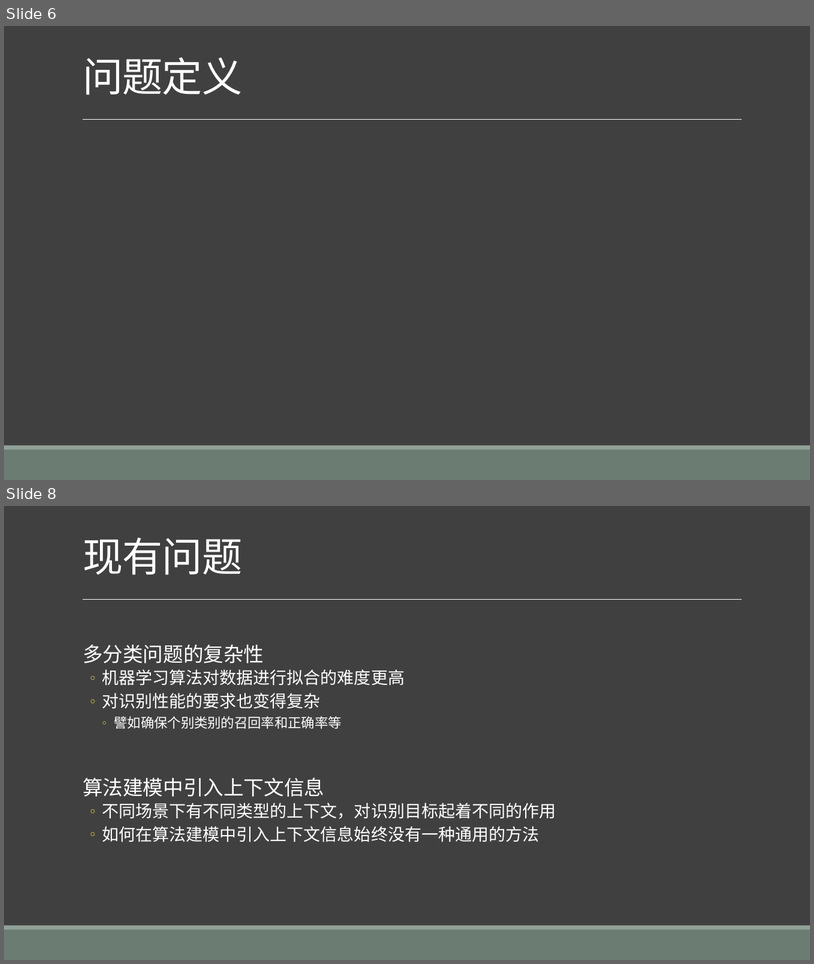
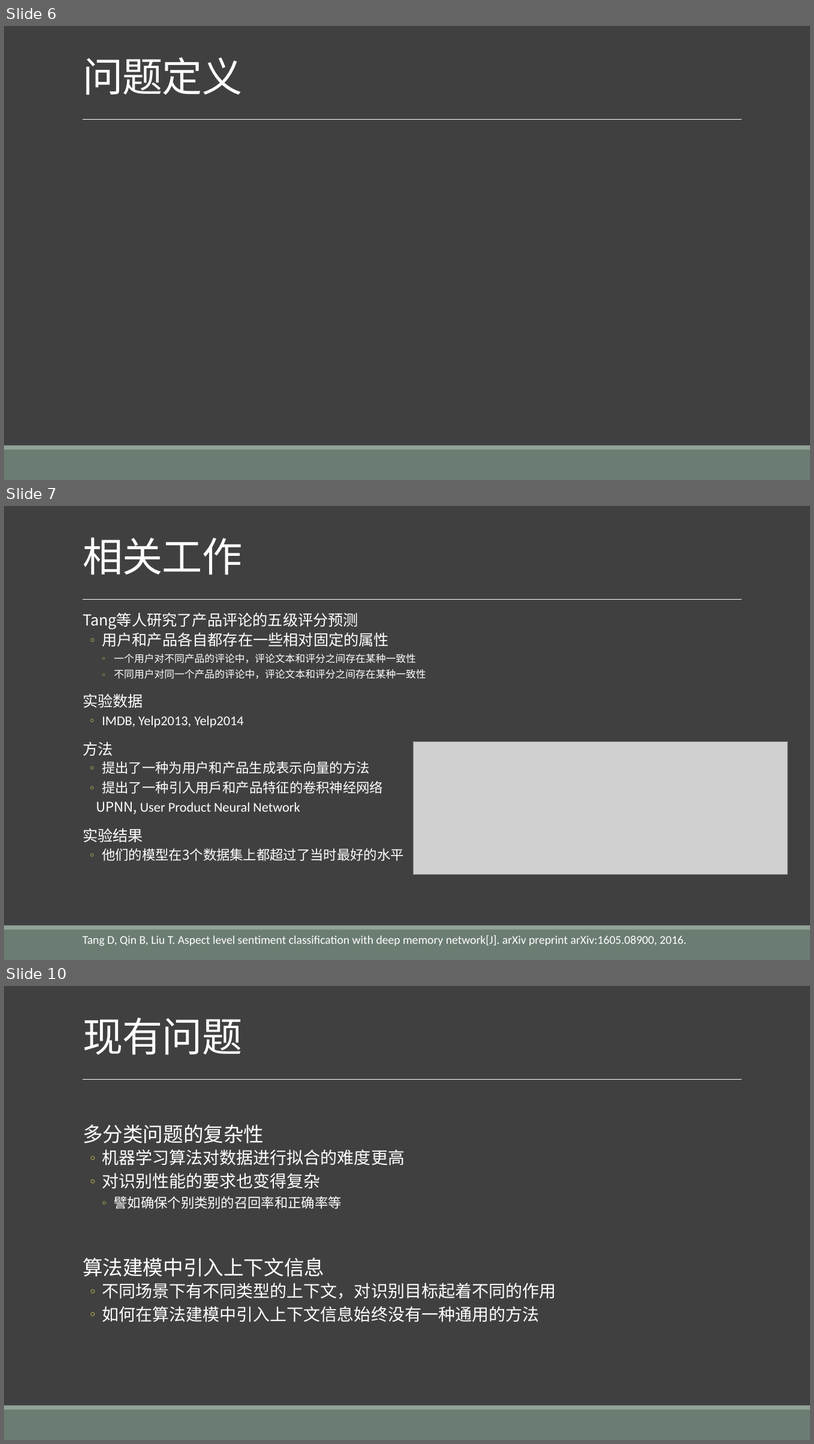
Before and after one commit to liangxh/grad2019, a slide deck: 计研163_梁锡豪_2016211014_基于多步決策的情感识别.pptx. Shown one above the other, each under a label of ours: slides 6 and 8 before the commit, slides 6, 7 and 10 after it; the slides between them are not shown. The pictures are 814x964 and 814x1444 pixels, drawn with LibreOffice and Linux fonts; fonts in the diff are those of the drawing; grey boxes stand for pictures. Boxes give left, top, right and bottom in pixels: in the first picture for what was removed or moved away, otherwise in the second. Text is boxed around its words. In the diff, an @@ line names an element or a change of style, - is before the commit and + after.

```diff
--- a/计研163_梁锡豪_2016211014_基于多步決策的情感识别.pptx
+++ b/计研163_梁锡豪_2016211014_基于多步決策的情感识别.pptx
@@ slide 7 added at [4, 506, 810, 960], background #404040; not listed: 3 template elements that a slide beside it also shows @@
@@ title added at [83, 537, 243, 575], 48 pt, text #FFFFFF @@
+相关工作
@@ text added at [83, 613, 426, 861], 16 pt, text #FFFFFF @@
+  Tang等人研究了产品评论的五级评分预测
+  ◦ 用户和产品各自都存在一些相对固定的属性
+    ◦ 一个用户对不同产品的评论中，评论文本和评分之间存在某种一致性
+    ◦ 不同用户对同一个产品的评论中，评论文本和评分之间存在某种一致性
+  实验数据
+  ◦ IMDB, Yelp2013, Yelp2014
+  方法
+  ◦ 提出了一种为用户和产品生成表示向量的方法
+  ◦ 提出了一种引入用戶和产品特征的卷积神经网络
+  UPNN, User Product Neural Network
+  实验结果
+  ◦ 他们的模型在3个数据集上都超过了当时最好的水平
@@ picture added at [414, 741, 788, 874] @@
@@ text added at [83, 935, 687, 946], 14 pt, text #FFFFFF @@
+Tang D, Qin B, Liu T. Aspect level sentiment classification with deep memory network[J]. arXiv preprint arXiv:1605.08900, 2016.
@@ what was slide 8 is now slide 10 @@
```
Also in this commit, not shown: 6 slides changed, 9 other slides added, 2 slides removed, 4 other files.
